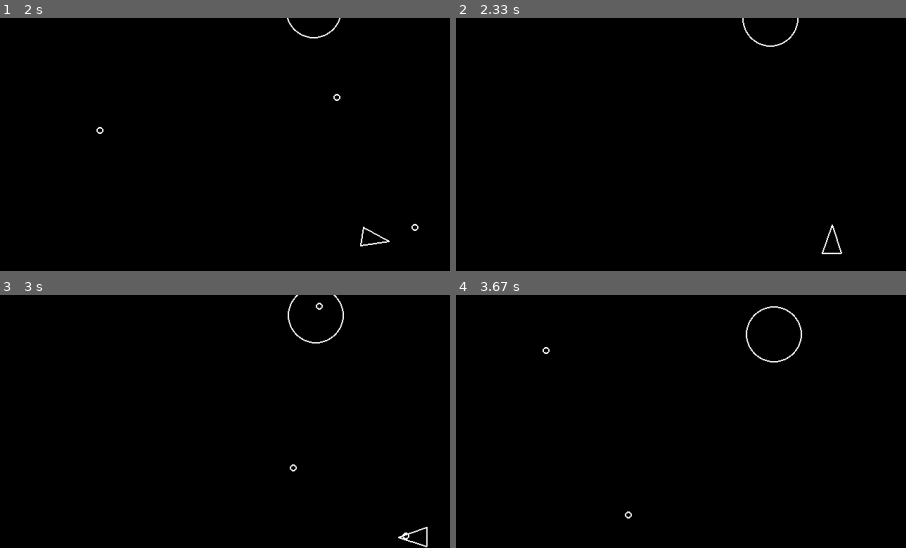
Above: before the commit, frames 1-4 (two rows, left to right).
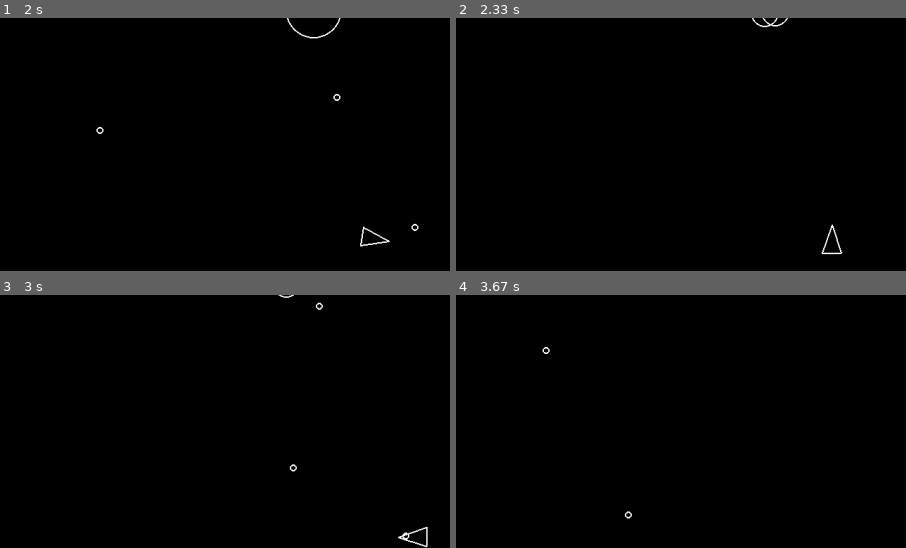
Above: after the commit, the same moments.

Repository: ThoughtPilot000/asteroids-pygame
Game: pygame game, started from main.py
Two runs of this game, one before a commit and one after it. Both use one fixed random seed, a clock stepped at 60 frames per second and the inputs below.
Inputs:
- Up to frame 1 (2 s): tap Space at 0.33, 0.73, 1.03, 1.23, 1.57, 1.87 s; hold D 0.67-1.13 s; hold W 1.17-1.47 s; hold D 1.5-1.97 s
- Up to frame 2 (2.33 s): hold A from 2 s (still down); tap Space at 2.07 s
- Up to frame 3 (3 s): tap Space at 2.37, 2.63, 2.97 s; release A at 2.53 s; hold S 2.57-2.87 s; hold A from 2.9 s (still down)
- Up to frame 4 (3.67 s): tap Space at 3.27, 3.4 s; release A at 3.3 s; hold W from 3.33 s (still down)
The pictures show only the part of the screen within x 5-55%, y 0-50%; the shares and areas given below are measured in that part.

Frame 1 is identical in both runs. In frame 2, 0.3% of the frame differs, in the area x 63-77%, y 0-12%; in frame 3, 0.3%; in frame 4, 0.3%, in the area x 64-77%, y 4-27%.

Commit message:
game finished

Diff:
--- a/asteroids.py
+++ b/asteroids.py
@@ -1,10 +1,30 @@
 import pygame
+import random
+
 from circleshape import CircleShape
-from constants import LINE_WIDTH, SCREEN_HEIGHT, SCREEN_WIDTH
+from logger import log_event
+from constants import LINE_WIDTH, SCREEN_HEIGHT, SCREEN_WIDTH, ASTEROID_MIN_RADIUS
 
 class Asteroids(CircleShape):
     def __init__(self, x, y, radius):
         super().__init__(x,y,radius)
+
+    def split(self):
+        self.kill()
+        if self.radius == ASTEROID_MIN_RADIUS:
+            return
+        else:
+            log_event("asteroid_split")
+            rand_angle = random.uniform(1,360)
+            first_vector = self.velocity.rotate(rand_angle)
+            second_vector = self.velocity.rotate(-rand_angle)
+            new_radius = self.radius - ASTEROID_MIN_RADIUS
+
+            new_1 = Asteroids(self.position[0], self.position[1], new_radius)
+            new_2 = Asteroids(self.position[0], self.position[1], new_radius)
+
+            new_1.velocity = first_vector * 1.2
+            new_2.velocity = second_vector * 1.2
 
     def draw(self, surface):
         pygame.draw.circle(surface, "white", self.position, self.radius, LINE_WIDTH)
--- a/main.py
+++ b/main.py
@@ -43,11 +43,19 @@
 
         updatable.update(dt)
 
+        #collision checks
         for i in asteroids:
             if i.collide_with(player):
                 log_event("player_hit")
                 print("Game over!")
                 sys.exit()
+
+        for asteroid_object in asteroids:
+            for x in shots:
+                if x.collide_with(asteroid_object):
+                    log_event("asteroid_shot")
+                    x.kill()
+                    asteroid_object.split()
 
         #rendering
         screen.fill("black")
Not shown, changed: game_events.jsonl
